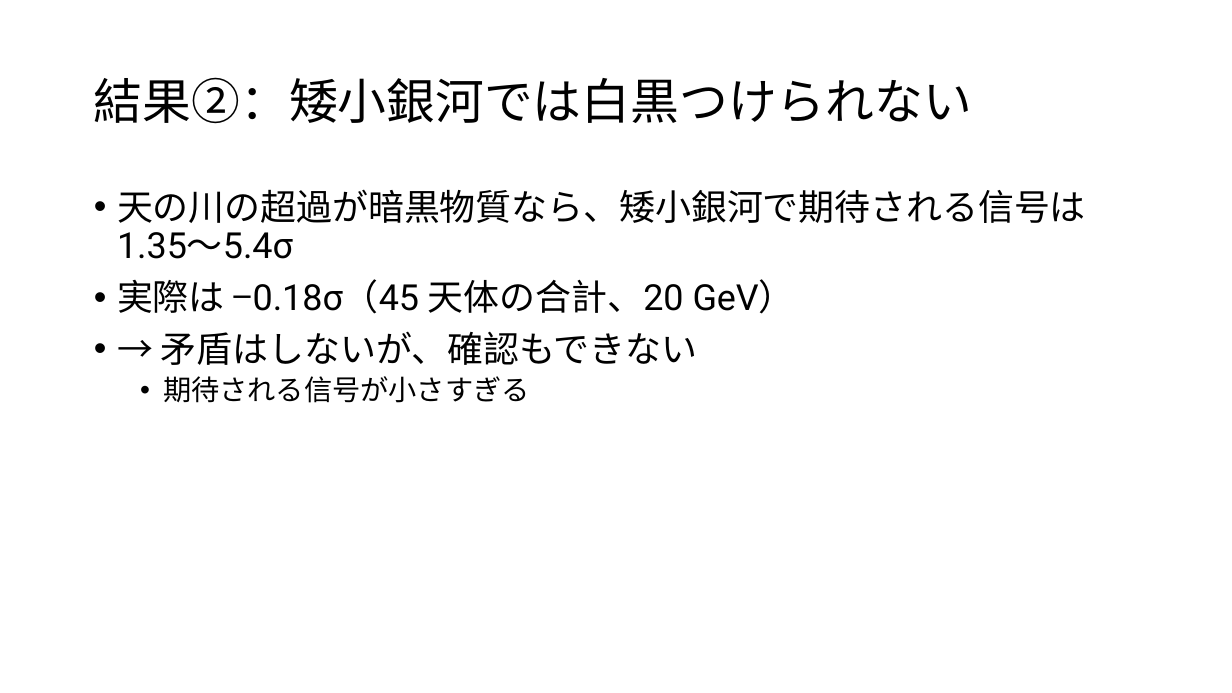
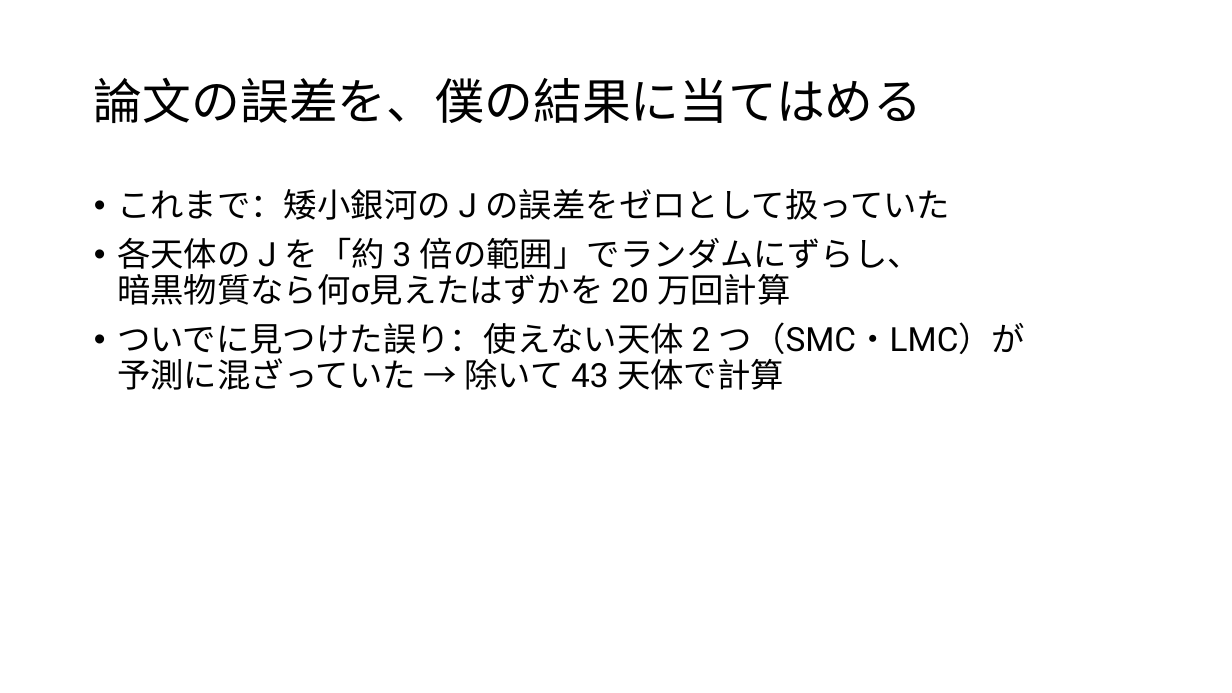
Before and after one commit to Mikann20041029/darkmatter-slides, a slide deck: slide 14 of slides/2026-10-02_研究進捗報告.pptx (slide 12 before the commit). Drawn at 1232x693 pixels with LibreOffice and Linux fonts; fonts in the diff are those of the drawing. Boxes give left, top, right and bottom in pixels: in the first picture for what was removed or moved away, otherwise in the second. Text is boxed around its words. In the diff, an @@ line names an element or a change of style, - is before the commit and + after.

```diff
--- a/slides/2026-10-02_研究進捗報告.pptx
+++ b/slides/2026-10-02_研究進捗報告.pptx
@@ title at [94, 78, 923, 123]: text changed @@
-結果②：矮小銀河では白黒つけられない
+論文の誤差を、僕の結果に当てはめる
@@ text at [117, 189, 1026, 390]: text changed; size 28 to 26 pt @@
-• 天の川の超過が暗黒物質なら、矮小銀河で期待される信号は 1.35〜5.4σ
-• 実際は −0.18σ（45 天体の合計、20 GeV）
-• → 矛盾はしないが、確認もできない
-  • 期待される信号が小さすぎる
+• これまで：矮小銀河の J の誤差をゼロとして扱っていた
+• 各天体の J を「約 3 倍の範囲」でランダムにずらし、
+  暗黒物質なら何σ見えたはずかを 20 万回計算
+• ついでに見つけた誤り：使えない天体 2 つ（SMC・LMC）が
+  予測に混ざっていた → 除いて 43 天体で計算
```
Also in this commit, not shown: 10 other slides changed, 5 slides added, 2 slides removed, 6 other files.
